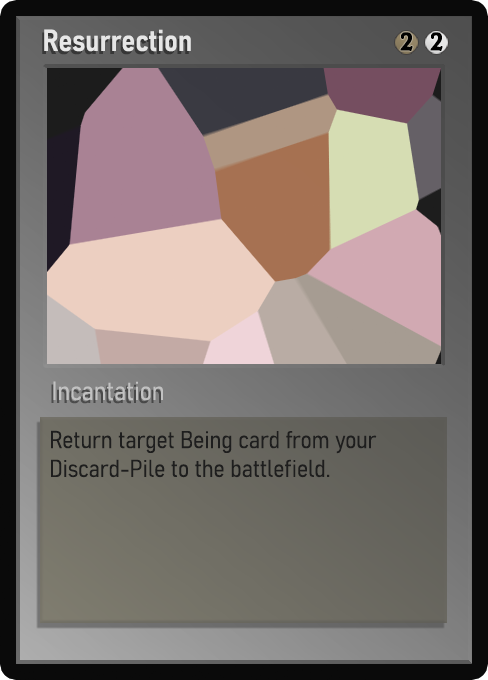
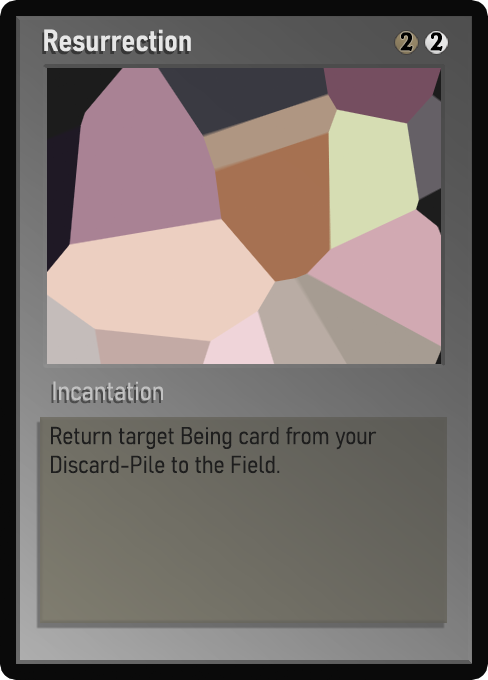
Comparing the layer stacks of the two w=488, h=680 images. Changes:
painted on "Desc_norm" over (51, 426, 377, 478)
